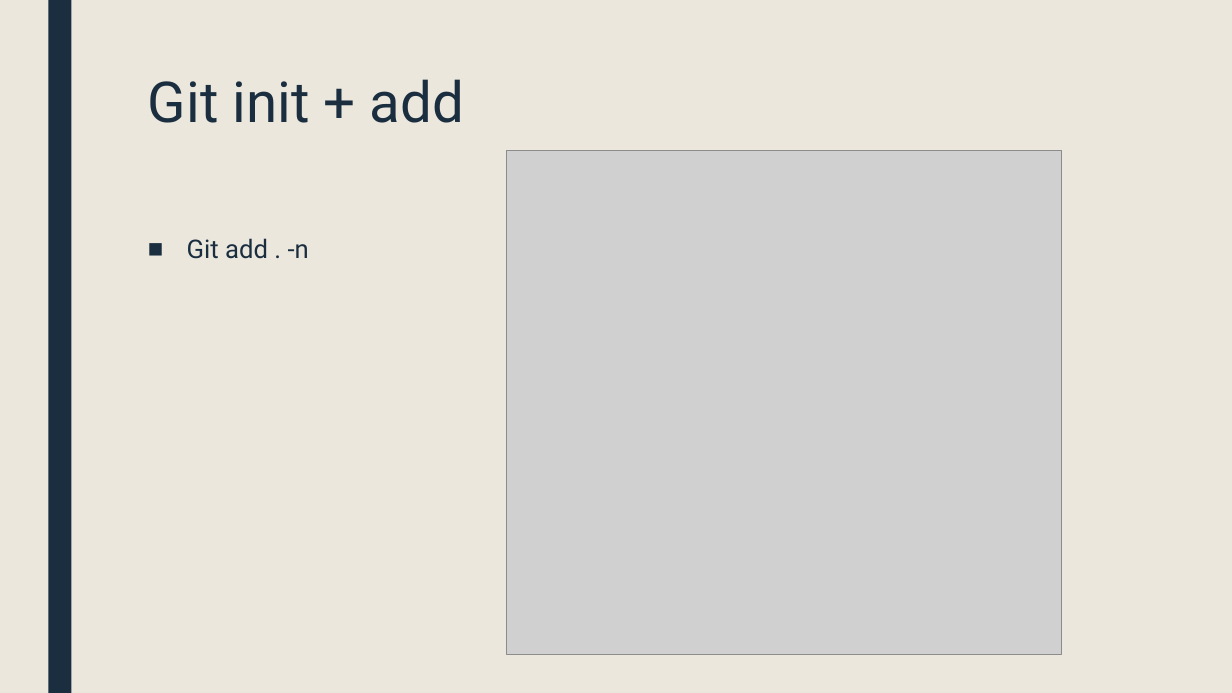
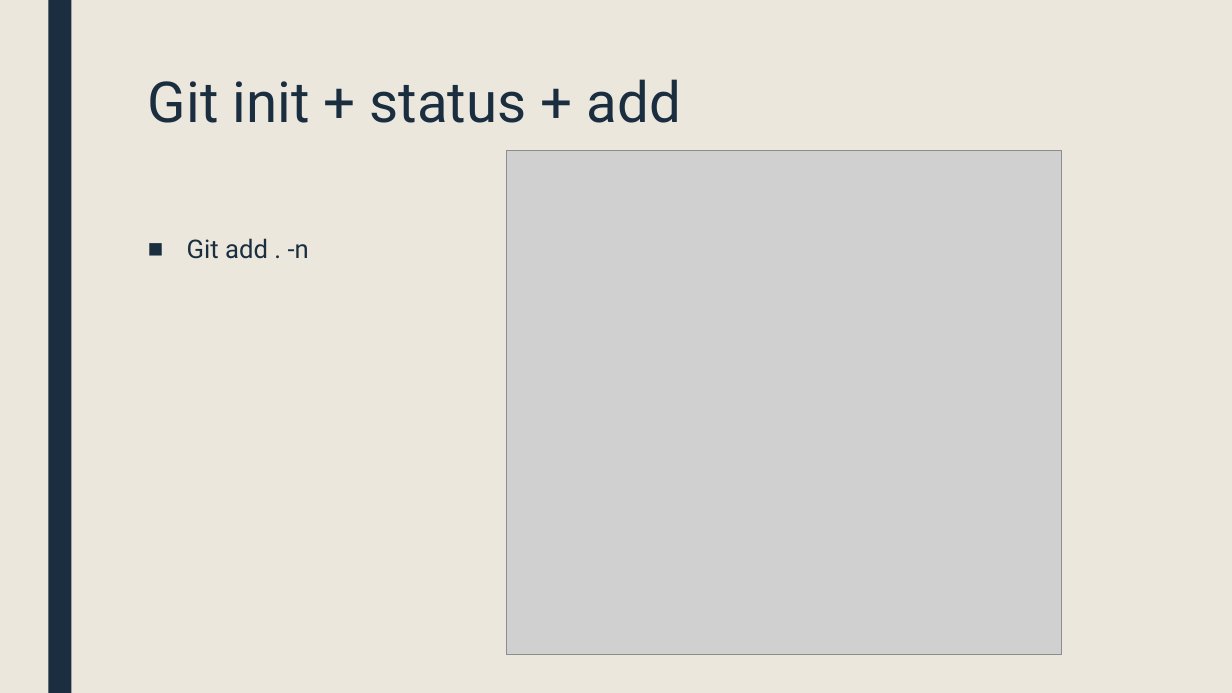
Before and after one commit to ufarm/sommer2016, a slide deck: slide 10 of GIT.pptx (slide 7 before the commit). Drawn at 1232x693 pixels with LibreOffice and Linux fonts; fonts in the diff are those of the drawing; grey boxes stand for pictures. Boxes give left, top, right and bottom in pixels: in the first picture for what was removed or moved away, otherwise in the second. Text is boxed around its words. In the diff, an @@ line names an element or a change of style, - is before the commit and + after.

```diff
--- a/GIT.pptx
+++ b/GIT.pptx
@@ title at [148, 79, 681, 123]: text changed @@
-Git init + add
+Git init + status + add
```
Also in this commit, not shown: 4 other slides changed, 8 slides added, 1 slide removed.
